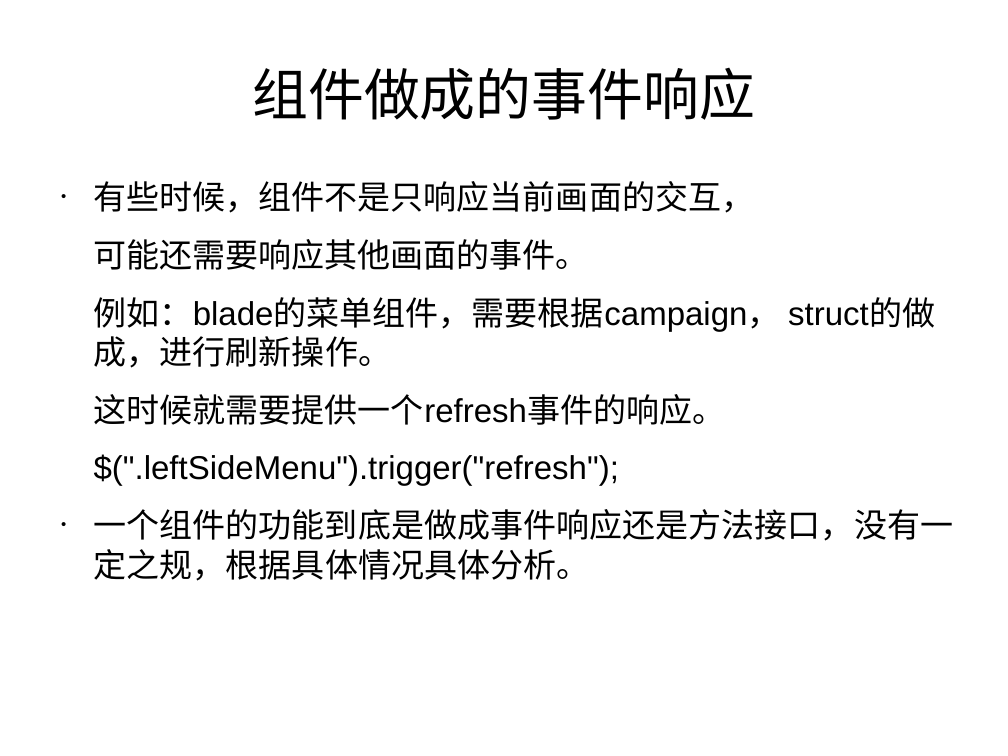
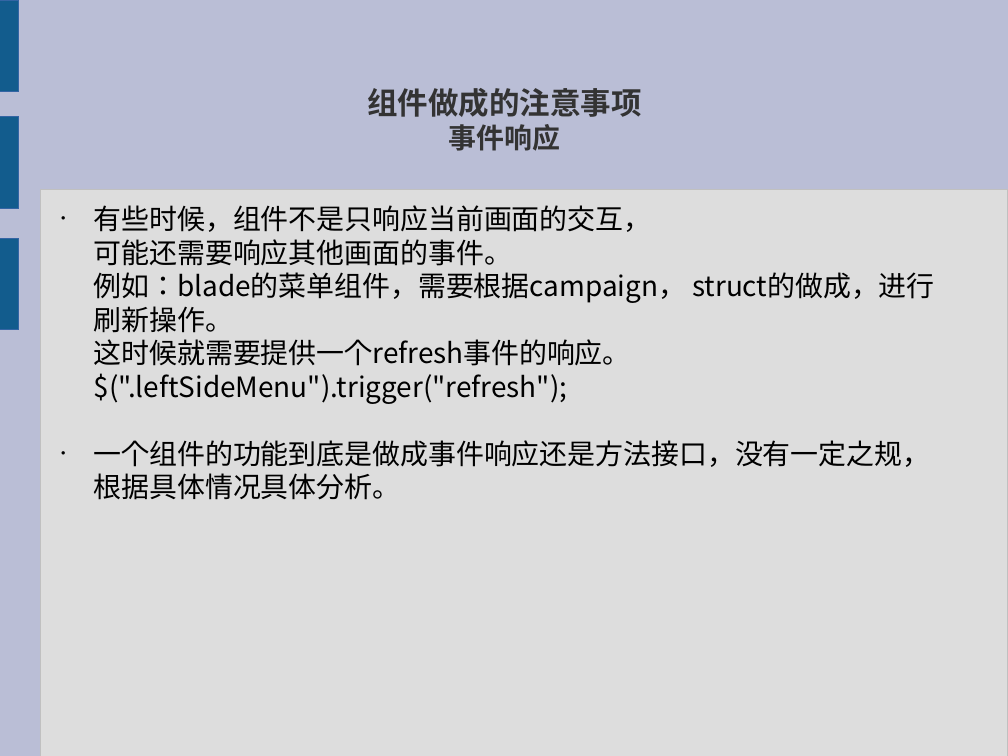
Before and after one commit to xiaoyuan521/jquery_plugin, a slide deck: slide 14 of jquery_plugin.odp. Drawn at 1008x756 pixels with LibreOffice and Linux fonts; fonts in the diff are those of the drawing. Boxes give left, top, right and bottom in pixels: in the first picture for what was removed or moved away, otherwise in the second. Text is boxed around its words. In the diff, an @@ line names an element or a change of style, - is before the commit and + after.

```diff
--- a/jquery_plugin.odp
+++ b/jquery_plugin.odp
@@ background #FFFFFF to #BABED6 @@
@@ rectangle added at (0,0,18,91), fill #125C8D, outline #3465A4 0 pt @@
@@ title at (367,88,641,151): text changed; size 44 to 24 pt; font Arial to Noto Sans CJK SC; text colour #000000 to #333333; bold on @@
-组件做成的事件响应
+组件做成的注意事项
+事件响应
@@ rectangle added at (0,117,18,209), fill #125C8D, outline #3465A4 0 pt @@
@@ rectangle added at (40,189,1008,756), fill #DDDDDD, outline #C0C0C0 0 pt @@
@@ text "有些时候，组件不是只响应当前画面的交互，": place and size @@
-text "有些时候，组件不是只响应当前画面的交互，" at (94,181,954,581)
+text "有些时候，组件不是只响应当前画面的交互，" at (94,205,934,500)
@@ text "有些时候，组件不是只响应当前画面的交互，" at (94,205,934,500): size 26 to 22 pt, font Arial to Noto Sans CJK SC; less space between paragraphs @@
@@ rectangle added at (0,238,18,329), fill #125C8D, outline #3465A4 0 pt @@
```
Also in this commit, not shown: 14 other slides changed, 4 slides added, 3 slides removed, 1 other file.
